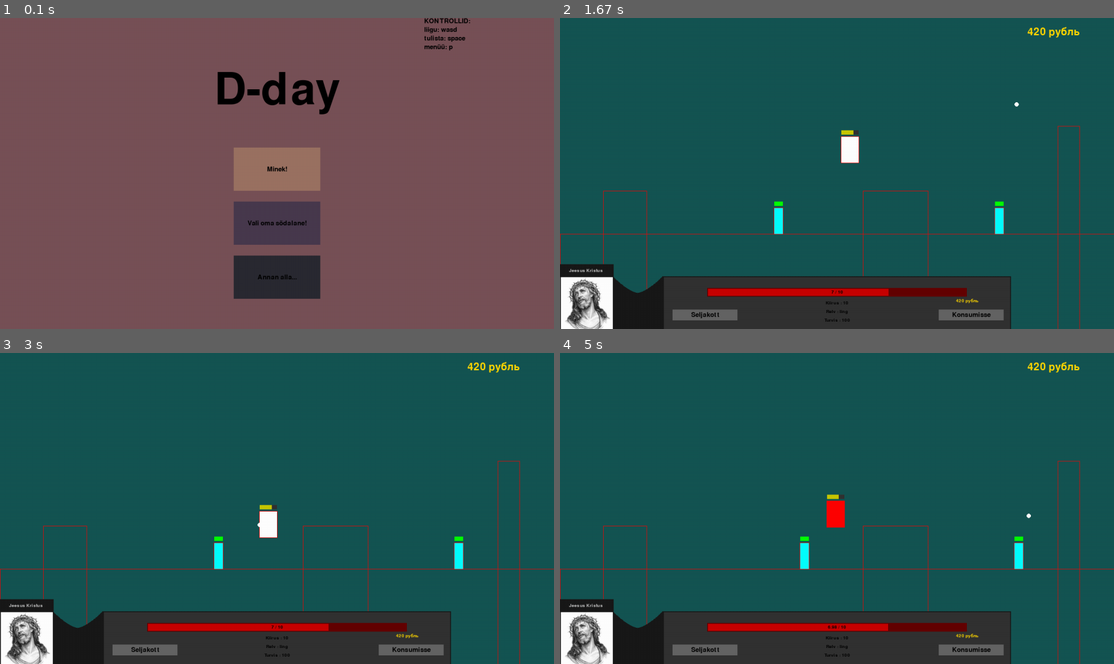
Above: before the commit, frames 1-4 (two rows, left to right).
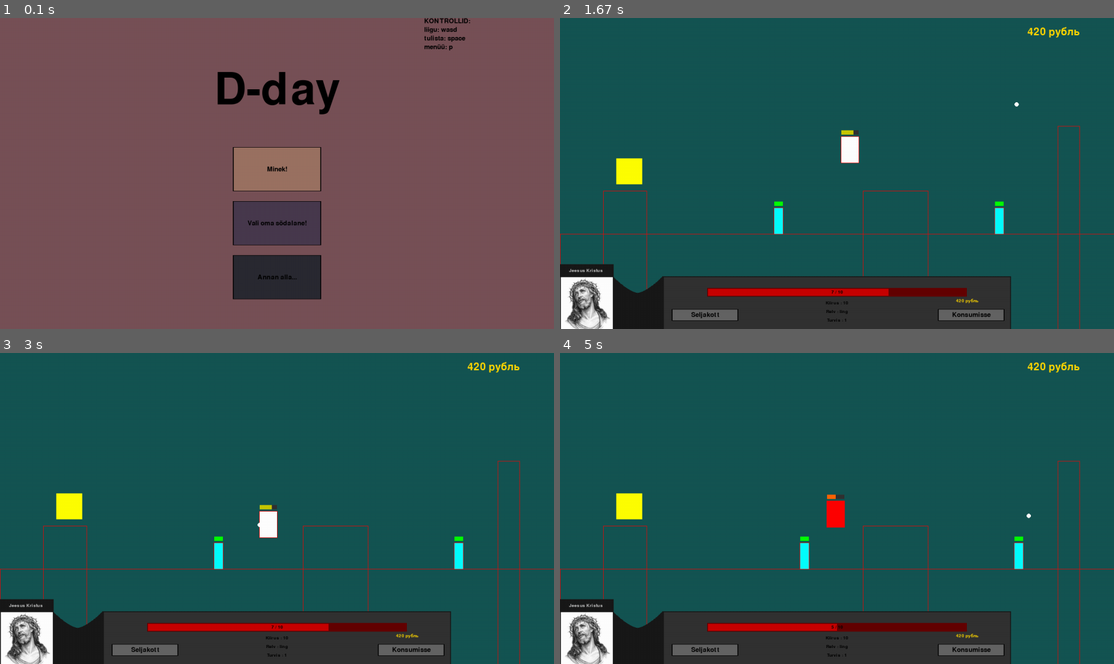
Above: after the commit, the same moments.

Repository: KarupoegPuhh/2020-projekt
Game: pygame game, started from MAIN.py
Two runs of this game, one before a commit and one after it. Both use one fixed random seed, a clock stepped at 60 frames per second and the inputs below.
Inputs:
- Up to frame 1 (0.1 s): no input
- Up to frame 2 (1.67 s): click "Minek!" at 0.38 s; tap Space at 0.67, 1.07, 1.37, 1.57 s; hold D 1-1.47 s; hold W from 1.5 s (still down)
- Up to frame 3 (3 s): release W at 1.8 s; hold D 1.83-2.3 s; tap Space at 1.9, 2.2, 2.4, 2.7, 2.97 s; hold A 2.33-2.87 s; hold A from 2.9 s (still down)
- Up to frame 4 (5 s): tap Space at 3.27, 3.4, 3.8, 4.1, 4.47, 4.77, 4.97 s; release A at 3.3 s; hold W 3.33-3.7 s; hold D 3.73-4.37 s; hold A 4.4-4.87 s; hold D from 4.9 s (still down)

The runs differ from the first frame. In frame 1, 0.4% of the frame differs, in the area x 42-58%, y 41-91%; in frame 2, 0.5%; in frame 3, 0.5%; in frame 4, 0.8%, in the area x 10-81%, y 45-98%.

Commit message:
uus class (varustus) ja väike nupu fix

Diff:
--- a/MAIN.py
+++ b/MAIN.py
@@ -44,7 +44,7 @@
     if x + laius > mouse[0] > x and y + kõrgus > mouse[1] > y:
         #hoverib = True
         pg.draw.rect(aken, värv_tuhm, (x, y, laius, kõrgus))
-        pg.draw.rect(aken, värv_hele, (x-5, y-5, laius, kõrgus))
+        pg.draw.rect(aken, värv_hele, (x-2, y-2, laius, kõrgus))
         hiir_vabastatud = False
         if hiir_all and not click[0]:
             hiir_vabastatud = True
@@ -54,6 +54,7 @@
             action()
 
     else:
+        pg.draw.rect(aken, (0,0,0), (x-2, y-1, laius+4, kõrgus+2))
         pg.draw.rect(aken, värv_tuhm, (x, y, laius, kõrgus))
         #hoverib = False
     textSurf, textRect = text_objects(text, smallText)
@@ -303,7 +304,7 @@
             self.elus = True
             self.elud_värv = (0,255,0)
             self.raha = 420
-            self.armor = 100
+            self.armor = 1
             self.name = "nimi"
 
         def hit(self):
@@ -506,6 +507,42 @@
             self.unlocked = unlocked
             self.nimi = nimi
 
+    class Varustus:
+
+        def __init__(self, speed, armor, equipped, unlocked, nimi, x, y):
+            self.armor = armor
+            self.speed = speed
+            self.equipped = equipped
+            self.unlocked = unlocked
+            self.nimi = nimi
+            self.x = x
+            self.y = y
+            self.laius = 60
+            self.kõrgus = 60
+            self.aeg = 0
+
+        def equipped(self):
+            if self.unlocked:
+                self.equipped = True
+
+        def draw(self):
+            if not self.unlocked:
+                pg.draw.rect(aken, (255,255,0), (self.x, self.y, self.laius, self.kõrgus))
+            if not self.unlocked and self.x < Tom.x < self.x + self.laius and self.y < Tom.y < self.y + self.kõrgus:
+                self.unlocked = True
+                self.equipped = True
+                Tom.armor += self.armor
+                self.aeg = pg.time.get_ticks()
+            self.unlocked_sõnum()
+
+        def unlocked_sõnum(self):
+            aeg = pg.time.get_ticks()
+            if self.unlocked and self.aeg + 2000 >= aeg:
+                #self.aeg += 1
+                TextSurf, TextRect = text_objects("Sa leidsid midagi", largeText)
+                TextRect.center = ((laius // 2), (170))
+                aken.blit(TextSurf, TextRect)
+                pg.display.update()
 
     def unpause():
         global pause
@@ -559,6 +596,7 @@
             kuul.draw(aken)
 
         databar()
+        kasukas.draw()
 
         pg.display.update()
         dt = clock.tick(30)
@@ -925,6 +963,8 @@
         hernepüss = Relvad(1, 5, 3, (0,255,0), 20, 0, False,"hernepüss")
         kartulikahur = Relvad(20, 40, 10, (161,127,27), 13, 0, False,"kartulikaur")
         railgun = Relvad(0.2, 0, 20, (4,217,255),10 , 0, True,"midagi erakordset")
+        #Varustus
+        kasukas = Varustus(0, 5, False, False, "vammus", 130, 325)
         #Et mängjal oleks alguses relv
         ling_equip()
 
